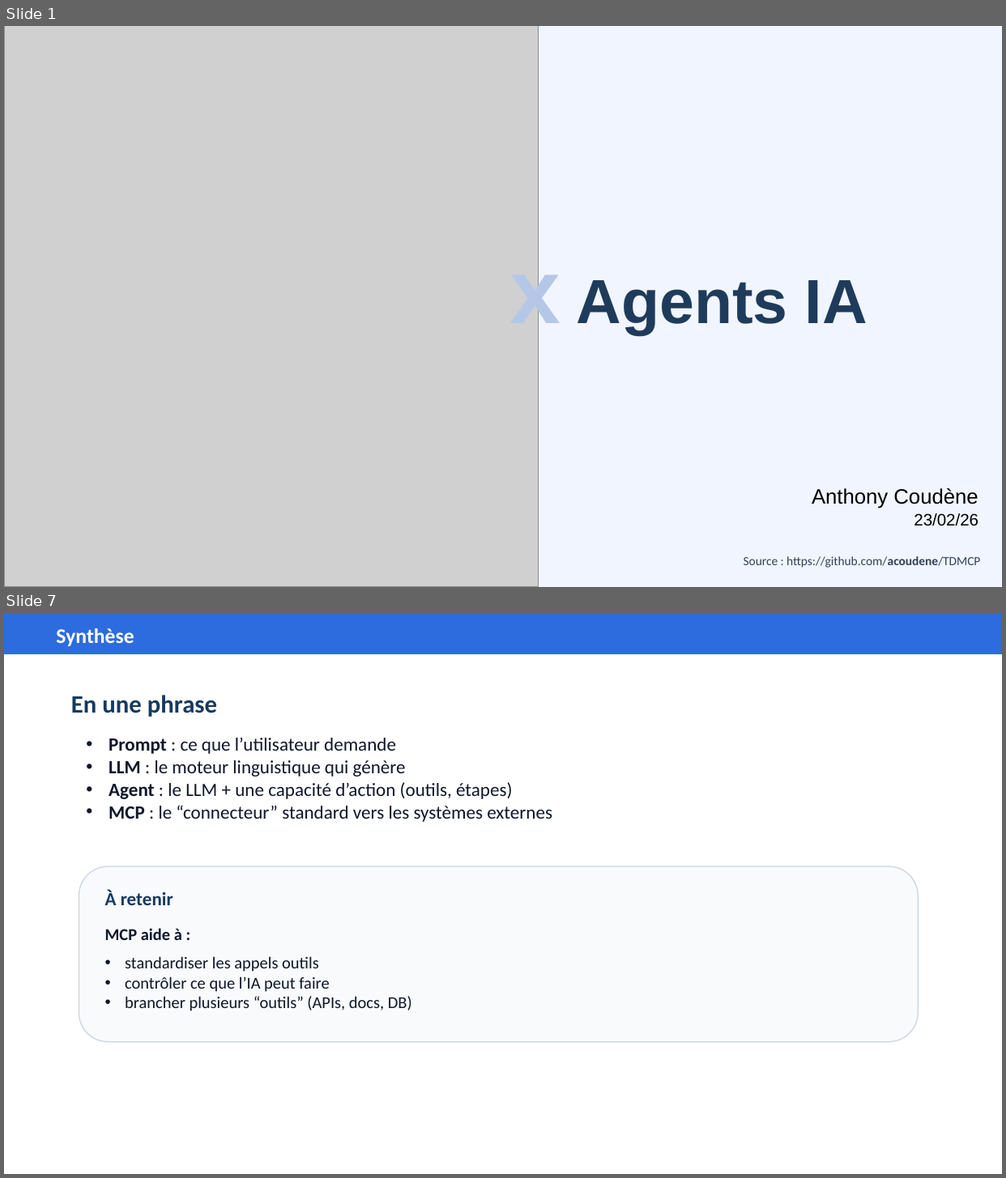
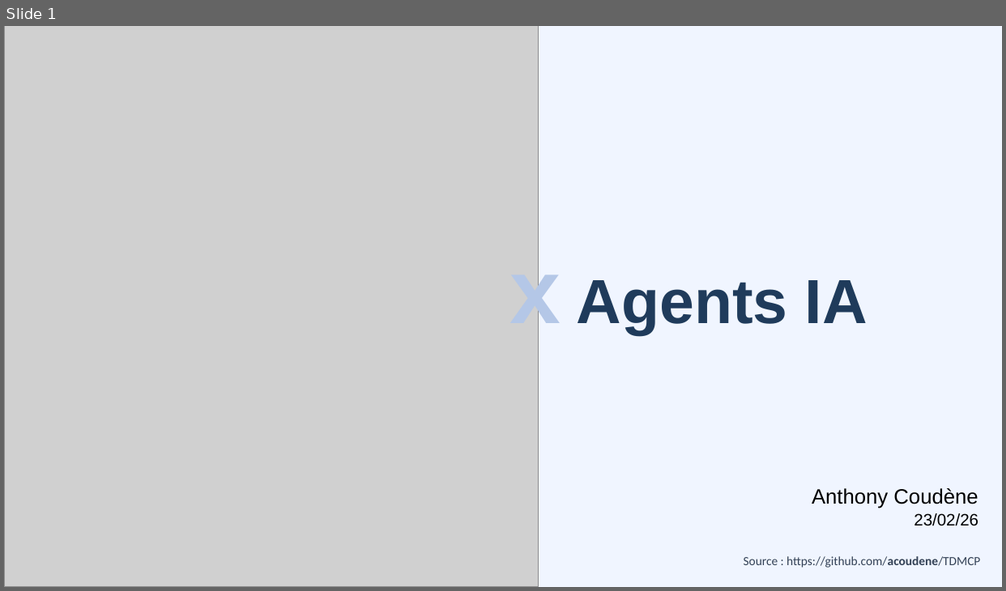
Before and after one commit to acoudene/TDMCP, a slide deck: TDHC/Resources/TDHC_IA_MCP_TDHC.pptx. Shown one above the other, each under a label of ours: slides 1 and 7 before the commit, slide 1 after it; the slides between them are not shown. The pictures are 1006x1178 and 1006x591 pixels, drawn with LibreOffice and Linux fonts; fonts in the diff are those of the drawing; grey boxes stand for pictures. Boxes give left, top, right and bottom in pixels: in the first picture for what was removed or moved away, otherwise in the second. Text is boxed around its words. In the diff, an @@ line names an element or a change of style, - is before the commit and + after.

```diff
--- a/TDHC/Resources/TDHC_IA_MCP_TDHC.pptx
+++ b/TDHC/Resources/TDHC_IA_MCP_TDHC.pptx
@@ slide 7 removed at (4, 613, 1002, 1174), background #FFFFFF @@
@@ rectangle removed at (4, 613, 1002, 654) @@
@@ text removed at (56, 628, 134, 646) @@
-Synthèse
@@ text removed at (71, 695, 217, 717) @@
-En une phrase
@@ text removed at (108, 738, 552, 822) @@
-• Prompt : ce que l’utilisateur demande
-• LLM : le moteur linguistique qui génère
-• Agent : le LLM + une capacité d’action (outils, étapes)
-• MCP : le “connecteur” standard vers les systèmes externes
@@ rounded rectangle removed at (79, 867, 918, 1043) @@
@@ text removed at (105, 890, 173, 905) @@
-À retenir
@@ text removed at (105, 928, 182, 940) @@
-MCP aide à :
@@ text removed at (125, 956, 412, 1012) @@
-• standardiser les appels outils
-• contrôler ce que l’IA peut faire
-• brancher plusieurs “outils” (APIs, docs, DB)
```
Also in this commit, not shown: 16 slides changed.
